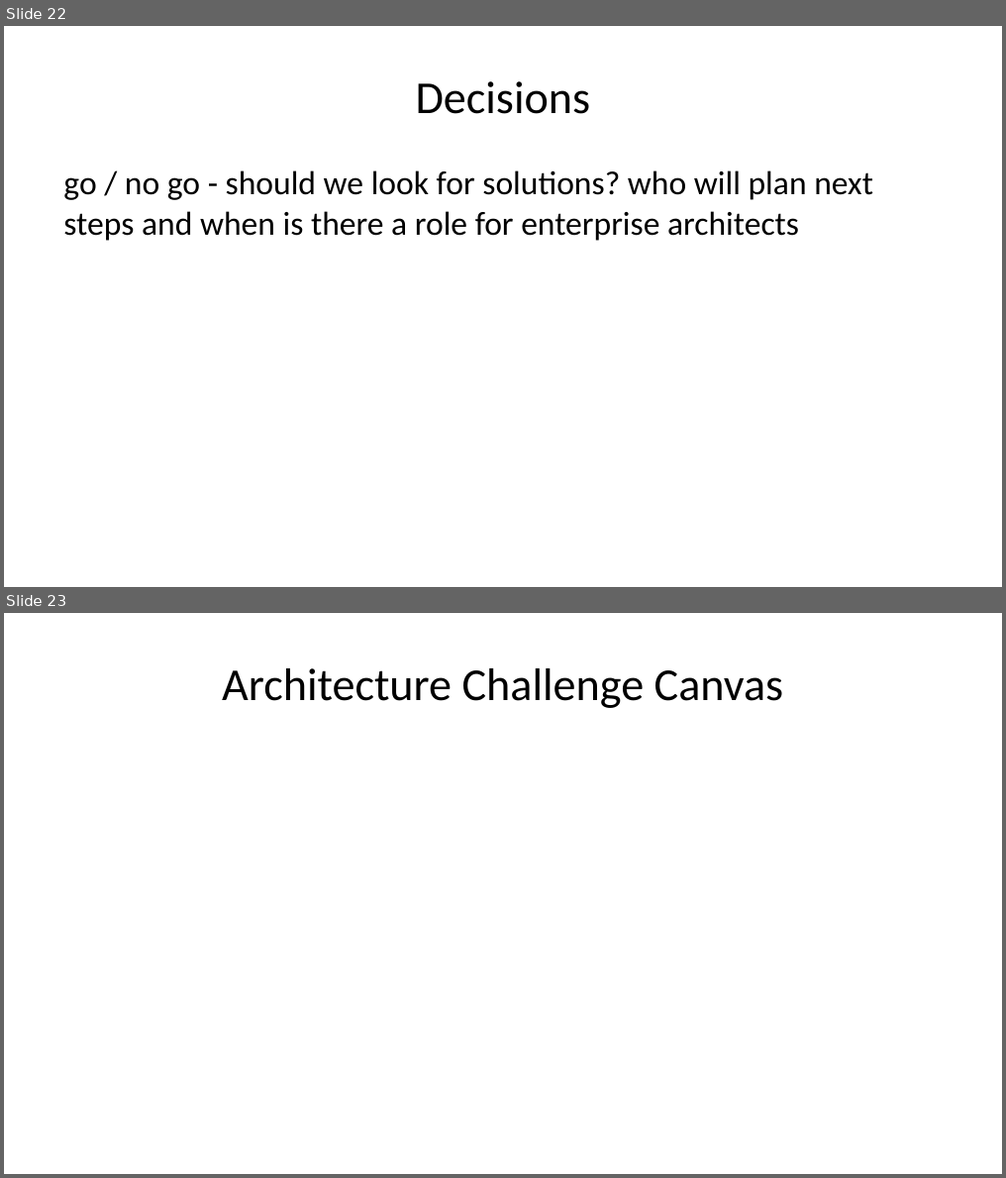
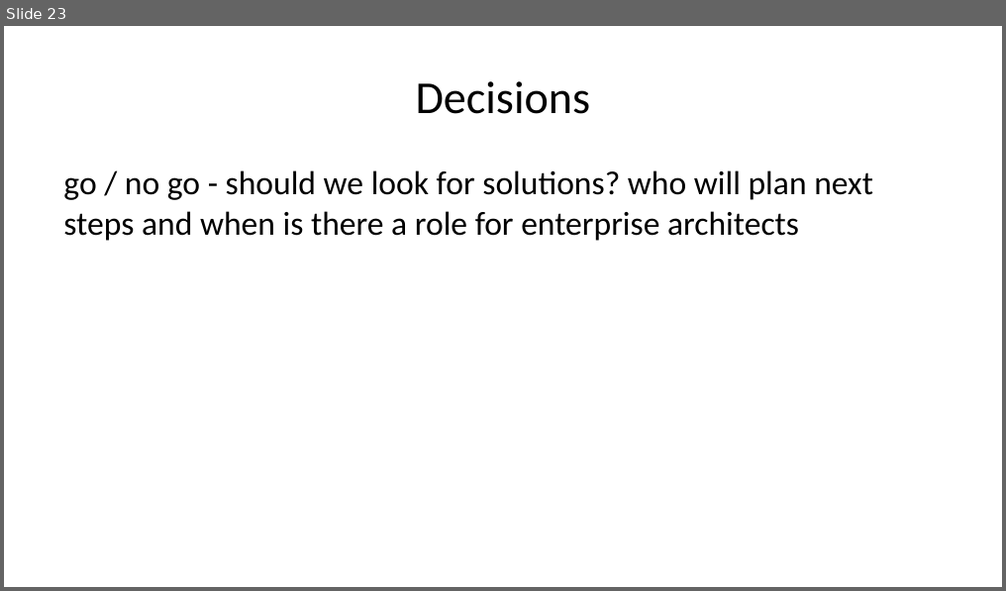
Before and after one commit to Open-Archypelago/Archypelago, a slide deck: building-blocks/problem-statement/Architecture-Challenge.pptx. Shown one above the other, each under a label of ours: slides 22 and 23 before the commit, slide 23 after it. The pictures are 1006x1178 and 1006x591 pixels, drawn with LibreOffice and Linux fonts; fonts in the diff are those of the drawing. Boxes give left, top, right and bottom in pixels: in the first picture for what was removed or moved away, otherwise in the second. Text is boxed around its words. In the diff, an @@ line names an element or a change of style, - is before the commit and + after.

```diff
--- a/building-blocks/problem-statement/Architecture-Challenge.pptx
+++ b/building-blocks/problem-statement/Architecture-Challenge.pptx
@@ slide 23 removed at box(4, 613, 1002, 1174), background #FFFFFF @@
@@ title removed at box(222, 668, 784, 708) @@
-Architecture Challenge Canvas
@@ what was slide 22 is now slide 23 @@
```
Also in this commit, not shown: 8 slides changed, 2 slides added, 9 other files.
